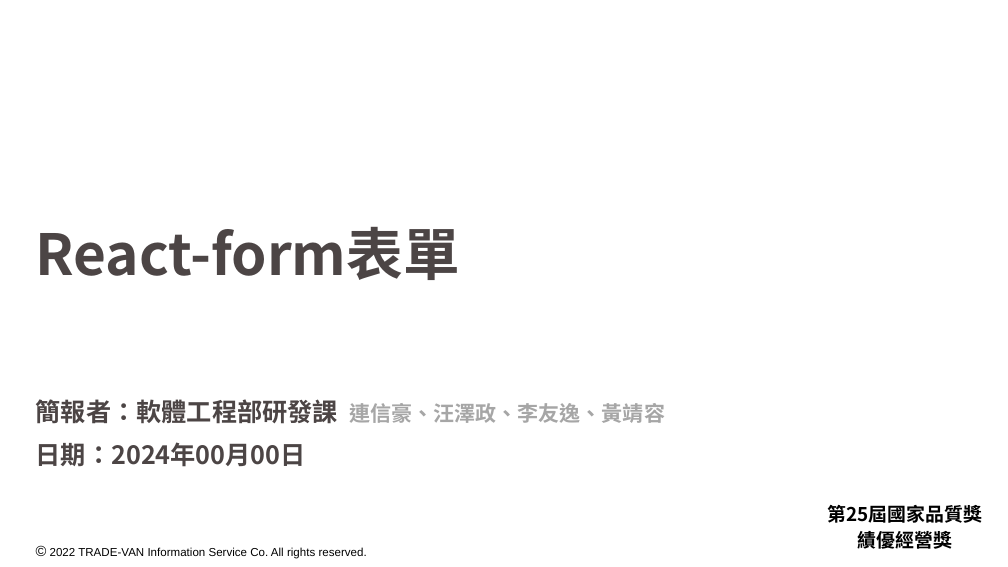
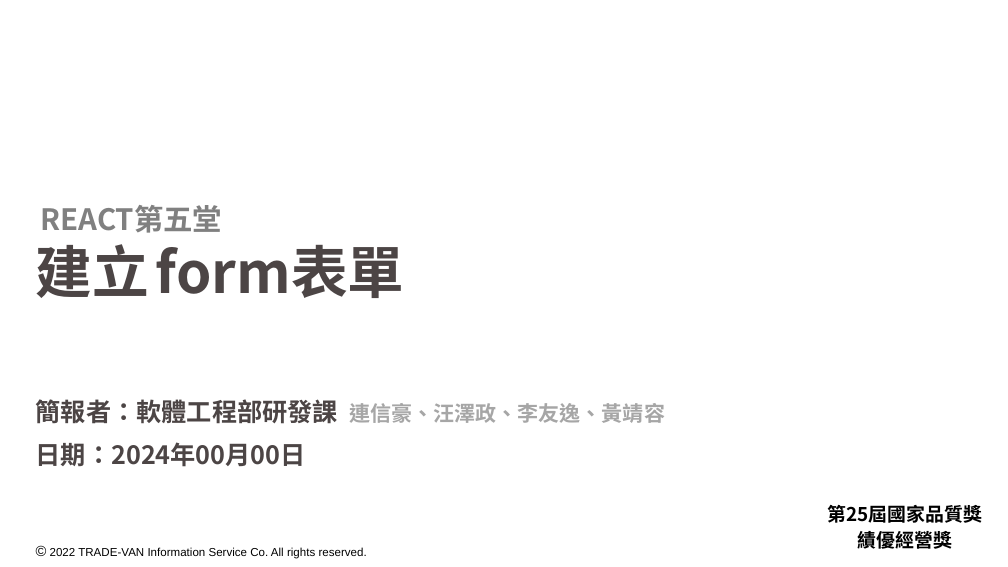
Before and after one commit to leeyouyi/course, a slide deck: slide 1 of 講義/第五堂課React-form.pptx. Drawn at 1008x567 pixels with LibreOffice and Linux fonts; fonts in the diff are those of the drawing; background and template pictures are left out. Boxes give left, top, right and bottom in pixels: in the first picture for what was removed or moved away, otherwise in the second. Text is boxed around its words. In the diff, an @@ line names an element or a change of style, - is before the commit and + after.

```diff
--- a/講義/第五堂課React-form.pptx
+++ b/講義/第五堂課React-form.pptx
@@ title at (36,205,405,298): text changed; size 54 to 28 pt; text colour #4C4545 to #808080 @@
-React-form表單
+REACT第五堂
+建立 form表單
```
Also in this commit, not shown: 6 other slides changed, 2 other files.
